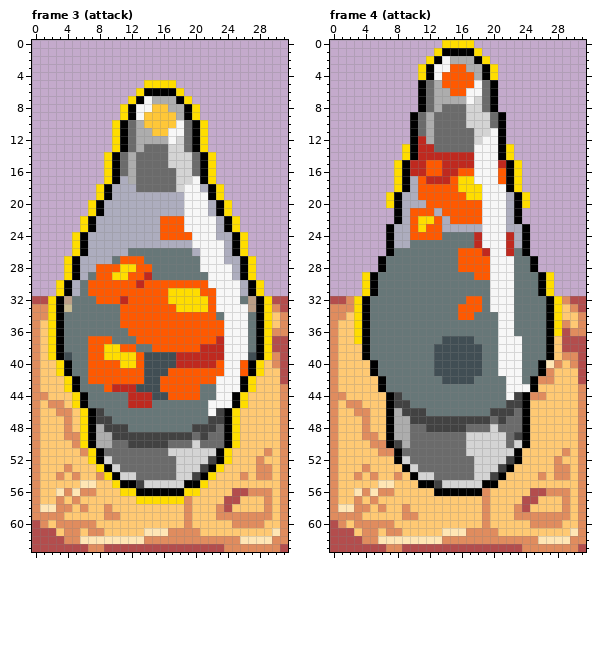
Pixel-art file -- Assets/Assets/towers.aseprite. The picture above is the old version.
32x64 pixels, 4 frames. Shown: frame 3 (attack), frame 4 (attack). The commit also changed other frames, which this record leaves out.
After the commit:
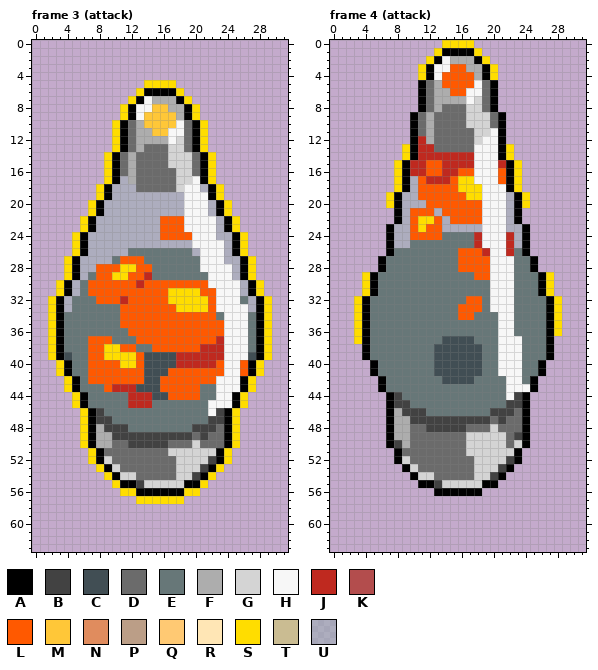
Palette (. is transparent): A #000000  B #424242  C #414e54  D #6b6b6b  E #677778  F #adadad  G #d4d4d4  H #f7f7f7  J #bf291f  K #b34d4d  L #ff5900  M #ffc738  N #e08c5e  P #bb9e87  Q #ffc973  R #ffe6b5  S #ffdd00  T #cabc92  U #97afb081
Difference:
layer "piso" now hidden
layer "Flattened #2" added
layer "Layer 5" removed
--- frame 3 (attack)
@@ x 0..31 @@
 31 ...SAUELLLLLLLLLLSSSSLLHHHUAS...
-32 KKSAPEEELLLJLLLLLSSSSSLHHHEPASKK
-33 NNSATEEEEEELLLLLLLSSSSLHHHHPASNK
-34 NNSAEEEEEEELLLLLLLLLLLLEHHHEASQN
-35 NQSAEEEEEEELLLLLLLLLLLLLHHHEASQN
-36 NQSAEEEEEEEELLLLLLLLLLLLHHHEASNN
-37 NQSAEEELLLEEELLLLLLLLLLJHHHEASKK
-38 NQSAEEELLSSLLEELLLLLLJJJHHHEASKK
-39 NQSACEELLSSSSLCCCCJJJJJJHHHCASNK
-40 NQQSAEELLLLSSLCCCCJJJJJLHHLASQNK
-41 NQQSAEELLLLLLLCCCLLLLLLLHHLASQQK
-42 NQQQSAELLLLLLLCCLLLLLLLHHHASQQQK
-43 NQQQSAEEELJJJCCCLLLLLEEHHHASQQQN
-44 NNQQQSAEEEEEJJJCCLLLLEEHHASQQQQN
-45 NQNNQSAEEEEEJJJEEEEEEEHHHASQQQQN
-46 NQQNNQSABEEEEEEEEEEEEEHBASQQQQQN
-47 NQQQNQSABBEEEEEEEEEEEEBBASQQQQQN
-48 NQQQNQSAFBBBEEEEEEEEBBBDASQQQQQN
-49 NQQQNNSAFFBBBBBBBBBBDBDDASQQQQQN
-50 NQQQQNSAFFDDBBBBBDDDGDDDASQQQQQN
-51 NQQQQQNSADDDDDDDDGGGGGGASQQQQNQN
-52 NQQQQQQSAGDDDDDDDDGGGGBASQQQNQQN
-53 NQQQNQQQSAGDDDDDDDGGGBASQQQQNNQN
-54 NQQNQNQQNSAGGDDDDDGGBASQQQNQNNQN
-55 NQQQQQRRQQSAABGGGGGAASQQQQQQQQQN
-56 NQQRNRNNQQQSSAAAAAASSQQQQKKNNNQN
-57 NQQNQNQQQQQQQSSSSSSNQQQQKKQQQNQN
-58 NRRNNQNQQNQQQQQQQQQNQQQNKQQQQNQN
-59 NNNNQQQQQNNQQQQQQQQNQQQNNNNNNNQN
-60 KNQNNNNNQQQQQQQQQQQNQQQQQNNNNQQN
-61 KKKQNNQNNQQQQQRRRNNNNQQQQQQQQQRN
-62 KKKKNNRRRRRRRRNNNNNNNNNNNNRRRRNN
-63 KKKKKKKNNKKKKKKKKKKKKKKKNNNNNNNK
+32 ..SAUEEELLLJLLLLLSSSSSLHHHEUAS..
+33 ..SAUEEEEEELLLLLLLSSSSLHHHHUAS..
+34 ..SAEEEEEEELLLLLLLLLLLLEHHHEAS..
+35 ..SAEEEEEEELLLLLLLLLLLLLHHHEAS..
+36 ..SAEEEEEEEELLLLLLLLLLLLHHHEAS..
+37 ..SAEEELLLEEELLLLLLLLLLJHHHEAS..
+38 ..SAEEELLSSLLEELLLLLLJJJHHHEAS..
+39 ..SACEELLSSSSLCCCCJJJJJJHHHCAS..
+40 ...SAEELLLLSSLCCCCJJJJJLHHLAS...
+41 ...SAEELLLLLLLCCCLLLLLLLHHLAS...
+42 ....SAELLLLLLLCCLLLLLLLHHHAS....
+43 ....SAEEELJJJCCCLLLLLEEHHHAS....
+44 .....SAEEEEEJJJCCLLLLEEHHAS.....
+45 .....SAEEEEEJJJEEEEEEEHHHAS.....
+46 ......SABEEEEEEEEEEEEEHBAS......
+47 ......SABBEEEEEEEEEEEEBBAS......
+48 ......SAFBBBEEEEEEEEBBBDAS......
+49 ......SAFFBBBBBBBBBBDBDDAS......
+50 ......SAFFDDBBBBBDDDGDDDAS......
+51 .......SADDDDDDDDGGGGGGAS.......
+52 .......SAGDDDDDDDDGGGGBAS.......
+53 ........SAGDDDDDDDGGGBAS........
+54 .........SAGGDDDDDGGBAS.........
+55 ..........SAABGGGGGAAS..........
+56 ...........SSAAAAAASS...........
+57 .............SSSSSS.............
+58 ................................
+59 ................................
+60 ................................
+61 ................................
+62 ................................
+63 ................................
--- frame 4 (attack)
@@ x 0..31 @@
 31 ....SAEEEEEEEEEEEEEEHHHEEEAS....
-32 KKNSAEEEEEEEEEEEELLEHHHEEEEASNKK
-33 NNNSAEEEEEEEEEEELLLEHHHEEEEASQNK
-34 NNQSAEEEEEEEEEEELLEEEHHEEEEASQQN
-35 NQQSAEEEEEEEEEEEEEEEEHHEEEEASNQN
-36 NQQSAEEEEEEEEEEEEEEEEHHEEEEASKNN
-37 NQQSAEEEEEEEEECCCCEEEHHHEEEAQKKK
-38 NQQQAEEEEEEEECCCCCCEEHHHEEEAQKKK
-39 NQQQAEEEEEEEECCCCCCEEHHHEEEAQNNK
-40 NQQQQAEEEEEEECCCCCCEEHHHEEARNQNK
-41 NQQQQAEEEEEEECCCCCCEEHHHEEANQQQK
-42 NQQQQQAEEEEEEECCCCEEEEHHEANNQQQK
-43 NQQQQQAEEEEEEEEEEEEEEEHHHAQQQQQN
-44 NNQQQQQABEEEEEEEEEEEEEHBANNQQQQN
-45 NQNNQQQABBEEEEEEEEEEEEBBAQQQQQQN
-46 NQQNNQQAFBBBEEEEEEEEBBBDAQQQQQQN
-47 NQQQNQQAFFBBBBBBBBBBDBDDAQQQQQQN
-48 NQQQNQQAFFDDBBBBBDDDGDDDAQQQQQQN
-49 NQQQNNQAFFDDDDDDDGGGGGDBAQQQQQQN
-50 NQQQQNNABFDDDDDDDGGGGGDGAQQQQQQN
-51 NQQQQQNNADDDDDDDDGGGGGGAQQQQQNQN
-52 NQQQQQQQAGDDDDDDDDGGGGBAQQQQNQQN
-53 NQQQNQQQQAGDDDDDDDGGGBAQQQQQNNQN
-54 NQQNQNQQNQAGGDDDDDGGBAQQQQNQNNQN
-55 NQQQQQRRQQQAABGGGGGAAQQQQQQQQQQN
-56 NQQRNRNNQQQQQAAAAAANQQQQQKKNNNQN
-57 NQQNQNQQQQQQQQQQQQQNQQQQKKQQQNQN
-58 NRRNNQNQQNQQQQQQQQQNQQQNKQQQQNQN
-59 NNNNQQQQQNNQQQQQQQQNQQQNNNNNNNQN
-60 KNQNNNNNQQQQQQQQQQQNQQQQQNNNNQQN
-61 KKKQNNQNNQQQQQRRRNNNNQQQQQQQQQRN
-62 KKKKNNRRRRRRRRNNNNNNNNNNNNRRRRNN
-63 KKKKKKKNNKKKKKKKKKKKKKKKNNNNNNNK
+32 ...SAEEEEEEEEEEEELLEHHHEEEEAS...
+33 ...SAEEEEEEEEEEELLLEHHHEEEEAS...
+34 ...SAEEEEEEEEEEELLEEEHHEEEEAS...
+35 ...SAEEEEEEEEEEEEEEEEHHEEEEAS...
+36 ...SAEEEEEEEEEEEEEEEEHHEEEEAS...
+37 ...SAEEEEEEEEECCCCEEEHHHEEEA....
+38 ....AEEEEEEEECCCCCCEEHHHEEEA....
+39 ....AEEEEEEEECCCCCCEEHHHEEEA....
+40 .....AEEEEEEECCCCCCEEHHHEEA.....
+41 .....AEEEEEEECCCCCCEEHHHEEA.....
+42 ......AEEEEEEECCCCEEEEHHEA......
+43 ......AEEEEEEEEEEEEEEEHHHA......
+44 .......ABEEEEEEEEEEEEEHBA.......
+45 .......ABBEEEEEEEEEEEEBBA.......
+46 .......AFBBBEEEEEEEEBBBDA.......
+47 .......AFFBBBBBBBBBBDBDDA.......
+48 .......AFFDDBBBBBDDDGDDDA.......
+49 .......AFFDDDDDDDGGGGGDBA.......
+50 .......ABFDDDDDDDGGGGGDGA.......
+51 ........ADDDDDDDDGGGGGGA........
+52 ........AGDDDDDDDDGGGGBA........
+53 .........AGDDDDDDDGGGBA.........
+54 ..........AGGDDDDDGGBA..........
+55 ...........AABGGGGGAA...........
+56 .............AAAAAA.............
+57 ................................
+58 ................................
+59 ................................
+60 ................................
+61 ................................
+62 ................................
+63 ................................
Boxes around the changes in both pictures, in picture pixels (x1, y1, x2, y2):
changed: (32, 296, 288, 552)
erased: (330, 296, 586, 552)
